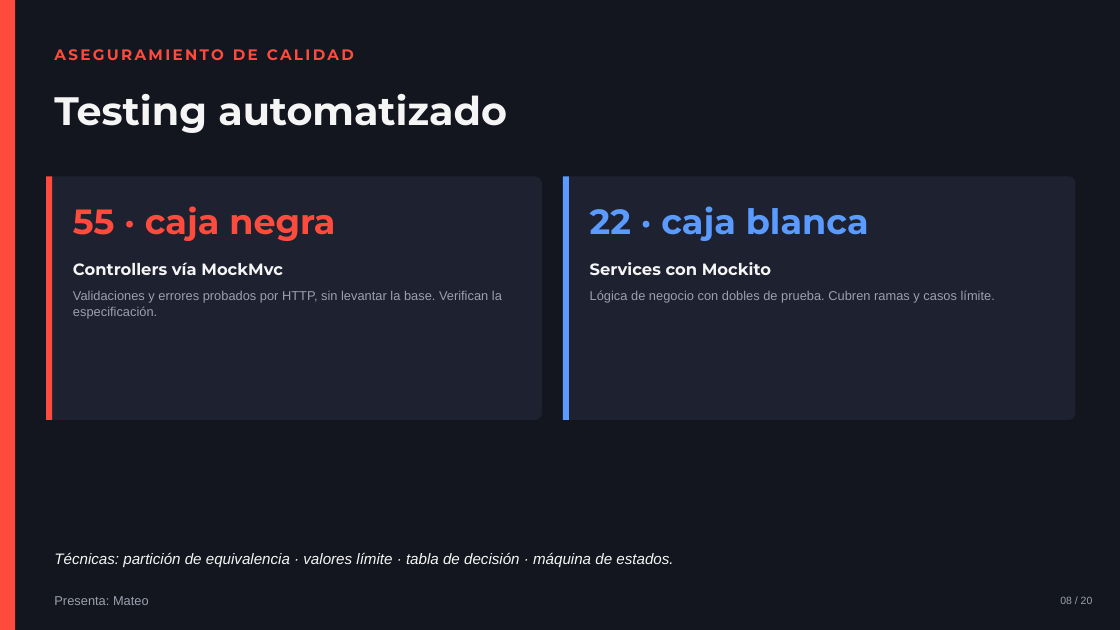
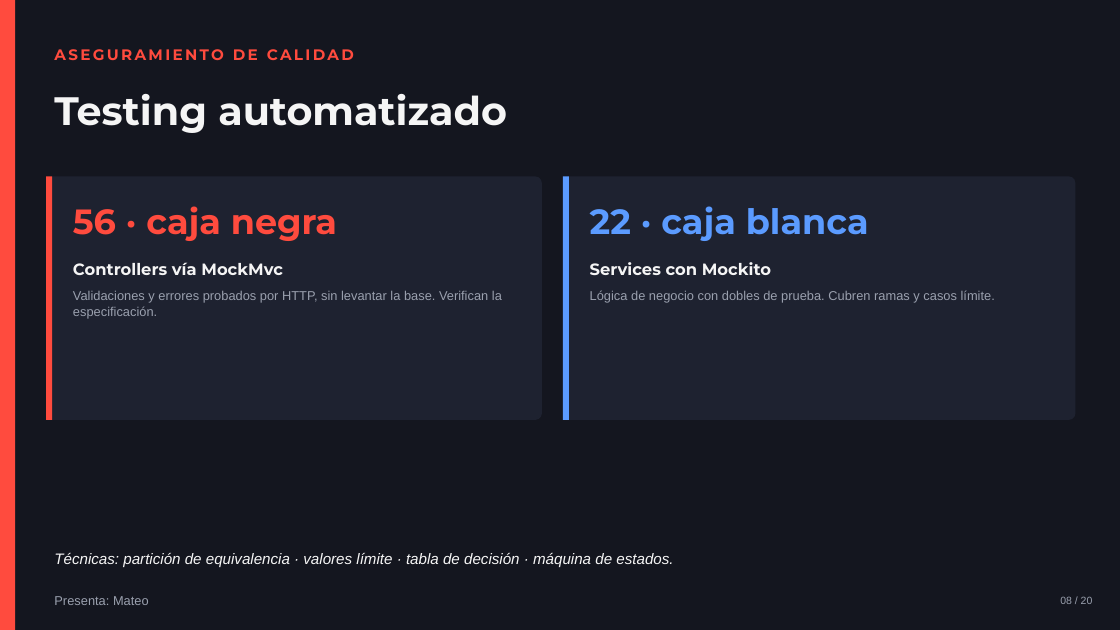
Before and after one commit to MartinMousist/power-strike, a slide deck: slide 8 of docs/PowerPoint Hito 5.pptx. Drawn at 1120x630 pixels with LibreOffice and Linux fonts; fonts in the diff are those of the drawing. Boxes give left, top, right and bottom in pixels: in the first picture for what was removed or moved away, otherwise in the second. Text is boxed around its words. In the diff, an @@ line names an element or a change of style, - is before the commit and + after.

```diff
--- a/docs/PowerPoint Hito 5.pptx
+++ b/docs/PowerPoint Hito 5.pptx
@@ text at [73,206,337,241]: text changed @@
-55 · caja negra
+56 · caja negra
```
Also in this commit, not shown: 4 other slides changed, 11 other files.
